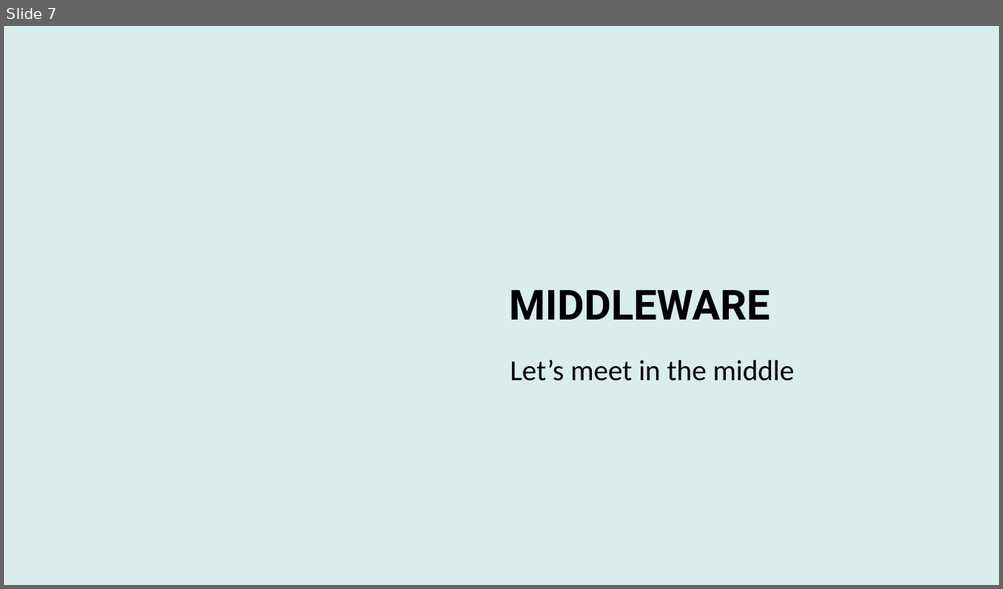
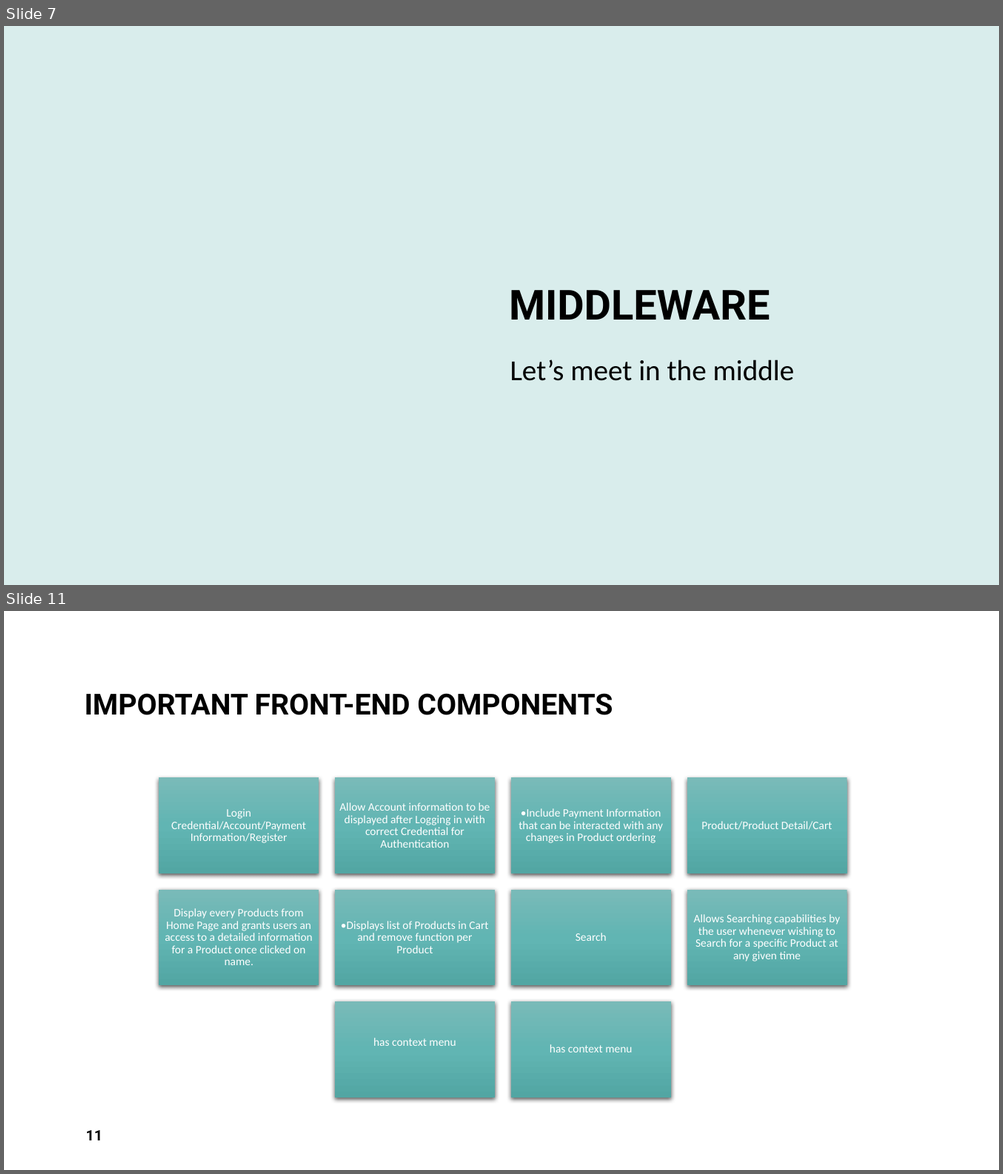
Before and after one commit to ebecke2024/Jungle, a slide deck: Jungle_Presentation.pptx. Shown one above the other, each under a label of ours: slide 7 before the commit, slides 7 and 11 after it; the slides between them are not shown. The pictures are 1003x589 and 1003x1174 pixels, drawn with LibreOffice and Linux fonts; fonts in the diff are those of the drawing; background and template pictures are left out. Boxes give left, top, right and bottom in pixels: in the first picture for what was removed or moved away, otherwise in the second. Text is boxed around its words. In the diff, an @@ line names an element or a change of style, - is before the commit and + after.

```diff
--- a/Jungle_Presentation.pptx
+++ b/Jungle_Presentation.pptx
@@ slide 11 added at (x1=4, y1=611, x2=999, y2=1170), background #FFFFFF @@
@@ title added at (x1=85, y1=693, x2=612, y2=715), 28 pt, text #000000, bold @@
+IMPORTANT FRONT-END COMPONENTS
@@ group added at (x1=159, y1=778, x2=846, y2=1098): 10 rectangles, 10 texts @@
+Login Credential/Account/Payment Information/Register
+Allow Account information to be displayed after Logging in with correct Credential for Authentication
+•Include Payment Information that can be interacted with any changes in Product ordering
+Product/Product Detail/Cart
+Display every Products from Home Page and grants users an access to a detailed information for a Product once clicked on name.
+•Displays list of Products in Cart and remove function per Product
+Search
+Allows Searching capabilities by the user whenever wishing to Search for a specific Product at any given time
+has context menu
+has context menu
@@ page number added at (x1=86, y1=1130, x2=102, y2=1141), 14 pt, text #000000, bold @@
+11
```
Also in this commit, not shown: 3 slides changed, 2 other slides added, 5 slides removed, 12 other files.
